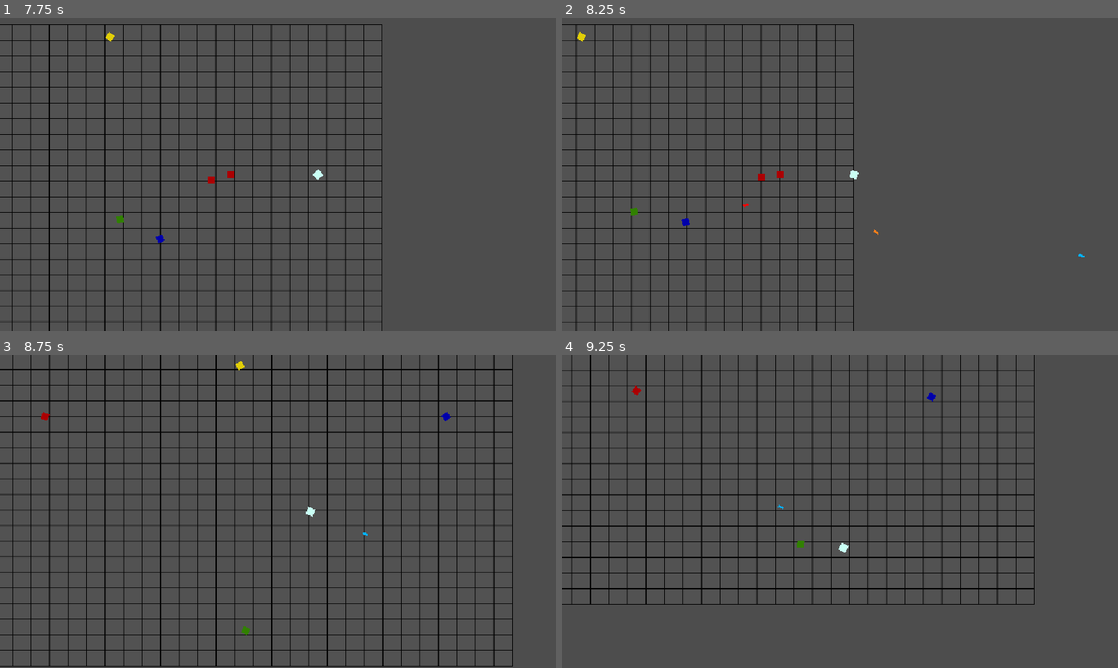
Above: before the commit, frames 1-4 (two rows, left to right).
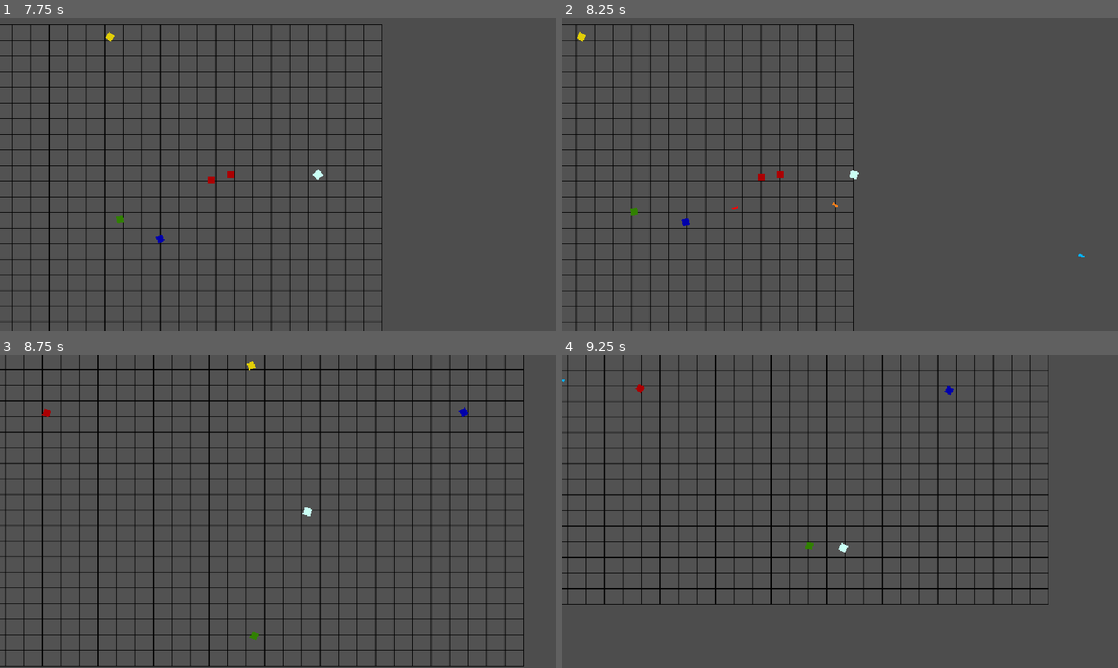
Above: after the commit, the same moments.

Repository: EmpexOri/OperationHavok
Game: Godot game, scene res://Scenes/MenuScene.tscn
Same seed, same stepped clock (60 frames per second), same inputs: the game is played once before the commit and once after it.
Inputs (mouse positions are in pixels of both pictures, inside the frame that each line leads up to):
- Up to frame 1 (7.75 s): click "Play" at 0.5 s; move the mouse to (250, 237) at 1.27 s; hold W (up) 1.28-2.78 s; click (250, 237) at 1.35 s; move the mouse to (444, 221) at 2.02 s; click (444, 221) at 2.1 s; move the mouse to (111, 127) at 2.77 s; hold A (left) 2.78-4.28 s; click (111, 127) at 2.85 s; move the mouse to (305, 174) at 3.52 s; click (305, 174) at 3.6 s; move the mouse to (194, 96) at 4.27 s; hold S (down) 4.28-5.03 s; click (194, 96) at 4.35 s; move the mouse to (400, 158) at 5.02 s; hold D (right) 5.03-5.78 s; click (400, 158) at 5.1 s; move the mouse to (166, 190) at 5.77 s; hold W (up) 5.78-6.53 s; click (166, 190) at 5.85 s; move the mouse to (333, 105) at 6.52 s; hold D (right) from 6.53 s (still down); click (333, 105) at 6.6 s; move the mouse to (250, 237) at 7.27 s; click (250, 237) at 7.35 s
- Up to frame 2 (8.25 s): keep holding D (right); move the mouse to (1006, 221) at 8.02 s; click (1006, 221) at 8.1 s
- Up to frame 3 (8.75 s): keep holding D (right)
- Up to frame 4 (9.25 s): move the mouse to (673, 464) at 8.77 s; release D (right) at 8.78 s; hold S (down) from 8.78 s (still down); click (673, 464) at 8.85 s

Frame 1 is identical in both runs. In frame 2, less than 0.1% of the frame differs, in the area x 30-57%, y 58-70%; in frame 3, 10%, in the area x 0-95%, y 0-100%; in frame 4, 7.8%.

Commit message:
changed xp behaviour (for each enemy not the xp itself)

Diff:
--- a/Assets/Scripts/Enemy/enemy.gd
+++ b/Assets/Scripts/Enemy/enemy.gd
@@ -22,10 +22,11 @@
 
 func drop_xp():
 	var xp = xp_scene.instantiate()
-	xp.global_position = global_position
+	xp.global_position = global_position + Vector2(randf_range(-25, 25), randf_range(-25, 25))
 	get_parent().add_child(xp)
 
 func _on_area_2d_body_entered(body: Node2D):
 	if body.is_in_group("Bullet"): # Fixed
-		drop_xp()
+		for i in range(2):
+			drop_xp()
 		queue_free()
--- a/Assets/Scripts/Enemy/enemy2.gd
+++ b/Assets/Scripts/Enemy/enemy2.gd
@@ -4,7 +4,7 @@
 #var Enemy = preload("res://Scenes/Misc/enemy_2.tscn")
 var OrbitSpeed = 50
 var OrbitDirection
-var BulletSpeed = 800
+var BulletSpeed = 600
 var Bullet = preload("res://Scenes/Misc/bullet.tscn")
 var xp_scene = preload("res://Scenes/Misc/xp.tscn")
 
@@ -70,10 +70,11 @@
 
 func drop_xp():
 	var xp = xp_scene.instantiate()
-	xp.global_position = global_position
+	xp.global_position = global_position + Vector2(randf_range(-25, 25), randf_range(-25, 25))
 	get_parent().add_child(xp)
 
 func _on_area_2d_body_entered(body: Node2D):
 	if body.is_in_group("Bullet"): # Fixed
-		drop_xp()
+		for i in range(3):
+			drop_xp()
 		queue_free()
--- a/Assets/Scripts/Enemy/enemy3.gd
+++ b/Assets/Scripts/Enemy/enemy3.gd
@@ -41,10 +41,11 @@
 
 func drop_xp():
 	var xp = xp_scene.instantiate()
-	xp.global_position = global_position
+	xp.global_position = global_position + Vector2(randf_range(-25, 25), randf_range(-25, 25))
 	get_parent().add_child(xp)
 
 func _on_area_2d_body_entered(body: Node2D):
 	if body.is_in_group("Bullet"): # Fixed
-		drop_xp()
+		for i in range(1):
+			drop_xp()
 		queue_free()
--- a/Assets/Scripts/Enemy/enemy4.gd
+++ b/Assets/Scripts/Enemy/enemy4.gd
@@ -2,7 +2,7 @@
 
 var Speed = 120
 #var Enemy = preload("res://Scenes/Misc/enemy_4.tscn")
-var BulletSpeed = 800
+var BulletSpeed = 680
 var Bullet = preload("res://Scenes/Misc/bullet.tscn")
 var xp_scene = preload("res://Scenes/Misc/xp.tscn")
 
@@ -50,12 +50,13 @@
 
 	start_firing_timer()
 
-func drop_xp() -> void:
+func drop_xp():
 	var xp = xp_scene.instantiate()
-	xp.global_position = global_position
+	xp.global_position = global_position + Vector2(randf_range(-25, 25), randf_range(-25, 25))
 	get_parent().add_child(xp)
 
-func _on_area_2d_body_entered(body: Node2D) -> void:
+func _on_area_2d_body_entered(body: Node2D):
 	if body.is_in_group("Bullet"): # Fixed
-		drop_xp()
+		for i in range(3):
+			drop_xp()
 		queue_free()
